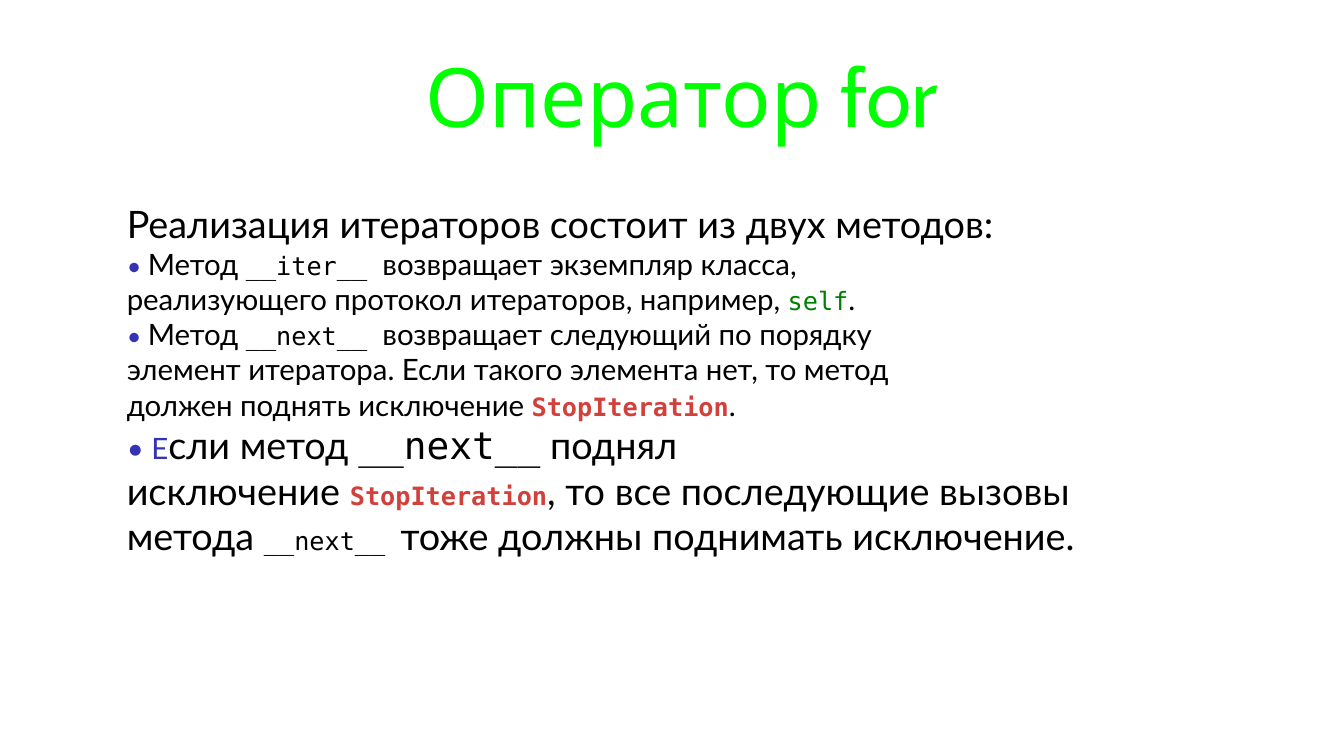
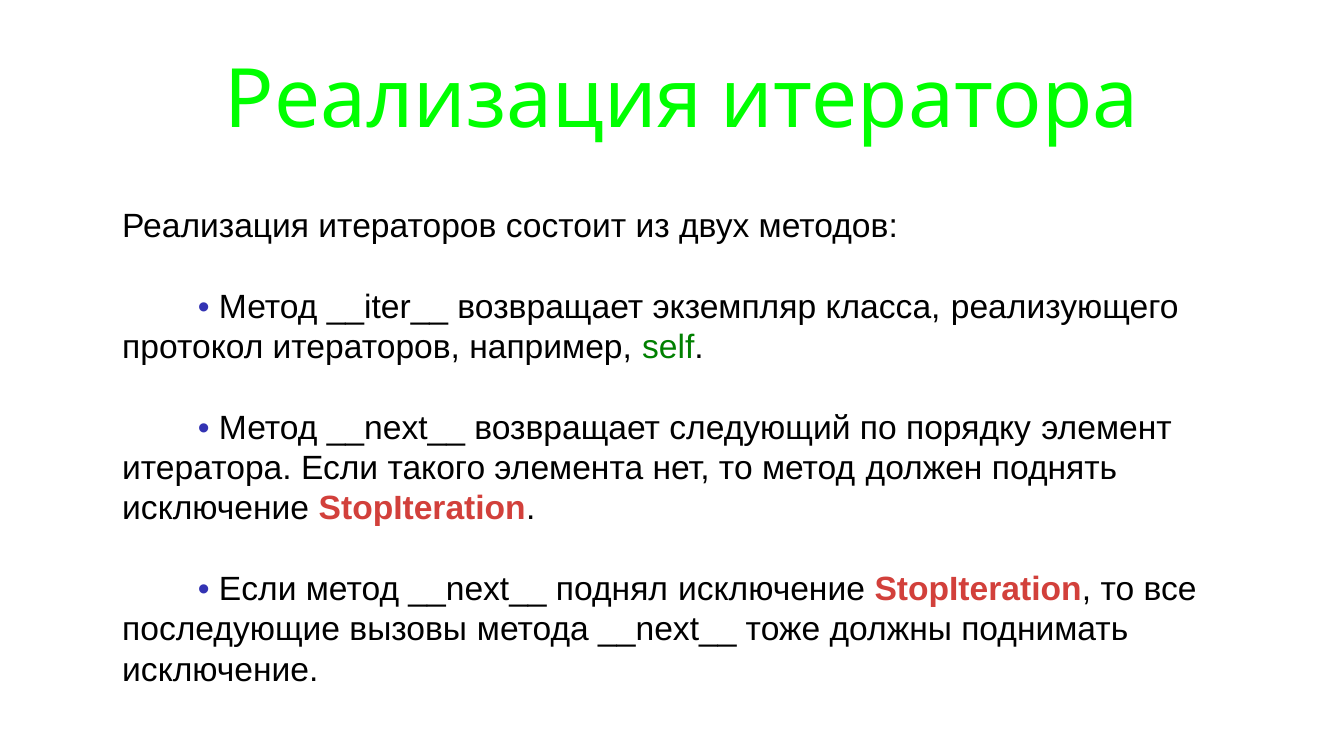
Before and after one commit to maxchv/LearnPython, a slide deck: slide 6 of week09/iteratorsgenerators.pptx (slide 5 before the commit). Drawn at 1344x756 pixels with LibreOffice and Linux fonts; fonts in the diff are those of the drawing. Boxes give left, top, right and bottom in pixels: in the first picture for what was removed or moved away, otherwise in the second. Text is boxed around its words. In the diff, an @@ line names an element or a change of style, - is before the commit and + after.

```diff
--- a/week09/iteratorsgenerators.pptx
+++ b/week09/iteratorsgenerators.pptx
@@ title at <box>225,68,1138,147</box>: text changed @@
-Оператор for
+Реализация итератора
@@ text at <box>122,214,898,244</box>: size 36 to 32 pt, font Lato to Arial in "Реализация итераторов состоит из двух методов:" @@
@@ text at <box>122,293,1197,682</box>: text changed; size 28 to 32 pt; font Lato to Arial @@
-              • Метод __iter__ возвращает экземпляр класса,
-              реализующего протокол итераторов, например, self.
-              • Метод __next__ возвращает следующий по порядку
-              элемент итератора. Если такого элемента нет, то метод
-              должен поднять исключение StopIteration.
-• Если метод __next__ поднял
-исключение StopIteration, то все последующие вызовы
-метода __next__ тоже должны поднимать исключение.
+              • Метод __iter__ возвращает экземпляр класса, реализующего протокол итераторов, например, self.
+              • Метод __next__ возвращает следующий по порядку элемент итератора. Если такого элемента нет, то метод должен поднять исключение StopIteration.
+• Если метод __next__ поднял исключение StopIteration, то все последующие вызовы метода __next__ тоже должны поднимать исключение.
```
Also in this commit, not shown: 13 other slides changed, 4 slides added, 1 slide removed, 2 other files.
